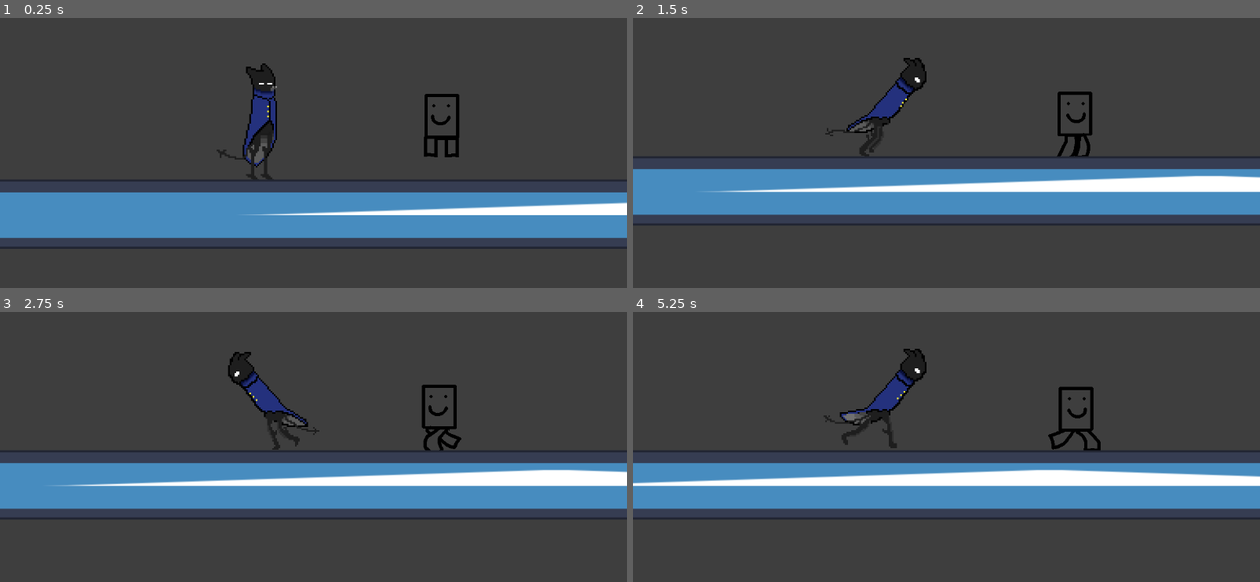
Above: before the commit, frames 1-4 (two rows, left to right).
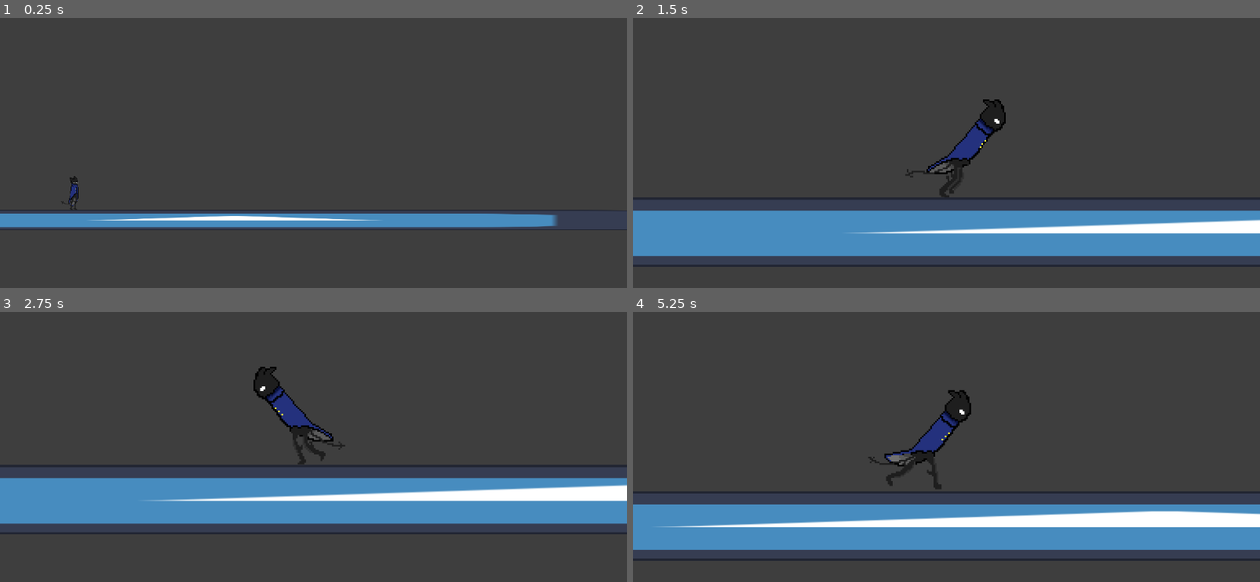
Above: after the commit, the same moments.

Repository: WarumSindNamenSoSchwer/Projec-t_Game
Game: Godot game, scene res://main.tscn
Two runs of this game, one before a commit and one after it. Both use one fixed random seed, a clock stepped at 60 frames per second and the inputs below. Before the commit the project starts from res://Scenes/main.tscn. The engine's default icon, where the game draws it, is replaced by a stand-in: a white triangle on a blue panel in a dark square.
Inputs:
- Up to frame 1 (0.25 s): no input
- Up to frame 2 (1.5 s): tap Enter at 0.5 s; hold D (right) from 0.53 s (still down); tap Shift (Sprinting) at 0.6, 1.35 s; tap W (jump) at 0.77 s
- Up to frame 3 (2.75 s): tap W (jump) at 1.52 s; release D (right) at 2.03 s; hold A (left) from 2.03 s (still down); tap Shift (Sprinting) at 2.1 s
- Up to frame 4 (5.25 s): release A (left) at 2.78 s; hold D (right) 2.78-4.28 s; tap Shift (Sprinting) every 0.75 s from 2.85 to 5.1 s; tap W (jump) at 3.02, 3.77, 4.52 s; hold A (left) 4.28-5.03 s; hold D (right) from 5.03 s (still down)

The runs differ from the first frame. In frame 1, 17% of the frame differs, in the area x 0-100%, y 16-86%; in frame 2, 35%; in frame 3, 20%; in frame 4, 36%, in the area x 0-100%, y 13-93%.

Commit message:
cam movement

Diff:
--- /dev/null
+++ b/Camera2D.gd
@@ -0,0 +1,38 @@
+extends Camera2D
+
+
+@onready var slade = $"../Slade"
+@onready var camera_2d = $"."
+
+
+var start = true
+var speed = 0.0
+
+
+# Called every frame. 'delta' is the elapsed time since the previous frame.
+func _process(delta):
+
+	print(4)
+
+
+
+	if Input.is_anything_pressed():
+		start = false
+		print(1)
+
+
+
+	if start == true:
+		print(3)
+		if Input.is_anything_pressed():
+			start = false
+			print(2)
+		await get_tree().create_timer(1).timeout
+		speed += delta/1000
+		position = lerp(position,slade.position,speed)
+		zoom = lerp(zoom,Vector2(1.0,1.0),speed)
+		#print(position)
+
+	else:
+		position = lerp(position,slade.position,0.1)
+		zoom = lerp(zoom,Vector2(1.0,1.0),0.1)
--- a/Scenes/chara.tscn
+++ /dev/null
@@ -1,17 +0,0 @@
-[gd_scene load_steps=3 format=3 uid="uid://bbwop6mw8uw48"]
-
-[ext_resource type="Texture2D" uid="uid://0e74hblm35wd" path="res://animation frames/Player/DemoCHAR/idk.png" id="1_ngwat"]
-
-[sub_resource type="CapsuleShape2D" id="CapsuleShape2D_paw5m"]
-radius = 21.0407
-height = 132.044
-
-[node name="CharacterBody2D" type="CharacterBody2D"]
-
-[node name="Sprite2D" type="Sprite2D" parent="."]
-texture = ExtResource("1_ngwat")
-
-[node name="CollisionShape2D" type="CollisionShape2D" parent="."]
-position = Vector2(-4, 1)
-rotation = 0.093228
-shape = SubResource("CapsuleShape2D_paw5m")
--- a/main.tscn
+++ b/main.tscn
@@ -1,35 +1,18 @@
 [gd_scene load_steps=4 format=3 uid="uid://qtpaamqcywwu"]
 
-[ext_resource type="PackedScene" uid="uid://3iyhbqdhqyss" path="res://Scenes/player.tscn" id="1_fyofa"]
 [ext_resource type="PackedScene" uid="uid://dpw68xoljwp2m" path="res://Scenes/Slade.tscn" id="2_xjdn1"]
 [ext_resource type="PackedScene" uid="uid://dul5asnhvyrjc" path="res://Scenes/CollisionOBJ.tscn" id="3_sjmrx"]
+[ext_resource type="Script" path="res://Camera2D.gd" id="4_x3rr7"]
 
 [node name="main" type="Node"]
 
-[node name="DemoPlayer" parent="." instance=ExtResource("1_fyofa")]
-texture_filter = 1
-position = Vector2(211, 442)
-speed = 350.0
-accel = 60.0
-friction_sprinting = 150.0
-gravity = 100.0
-
-[node name="Camera2D" type="Camera2D" parent="DemoPlayer"]
-texture_filter = 1
-drag_horizontal_offset = -0.95
-drag_vertical_offset = -0.75
-drag_left_margin = 0.17
-drag_top_margin = 0.55
-drag_right_margin = 0.43
-drag_bottom_margin = 0.1
-
 [node name="Slade" parent="." instance=ExtResource("2_xjdn1")]
-position = Vector2(-121, 518)
+position = Vector2(-243, 555)
 scale = Vector2(3, 3)
 speed = 350.0
 accel = 60.0
 friction_sprinting = 150.0
-gravity = 99.0
+gravity = 101.0
 
 [node name="StaticBody2D" parent="." instance=ExtResource("3_sjmrx")]
 position = Vector2(142, 718)
@@ -43,3 +26,8 @@
 position = Vector2(3668, 318)
 rotation = 1.5708
 scale = Vector2(0.13, 1)
+
+[node name="Camera2D" type="Camera2D" parent="."]
+position = Vector2(1276, 32)
+zoom = Vector2(0.29, 0.29)
+script = ExtResource("4_x3rr7")
--- a/project.godot
+++ b/project.godot
@@ -11,7 +11,7 @@
 [application]
 
 config/name="Projec-t Game"
-run/main_scene="res://Scenes/main.tscn"
+run/main_scene="res://main.tscn"
 config/features=PackedStringArray("4.2", "Mobile")
 config/icon="res://Tileset/icon.svg"
 
